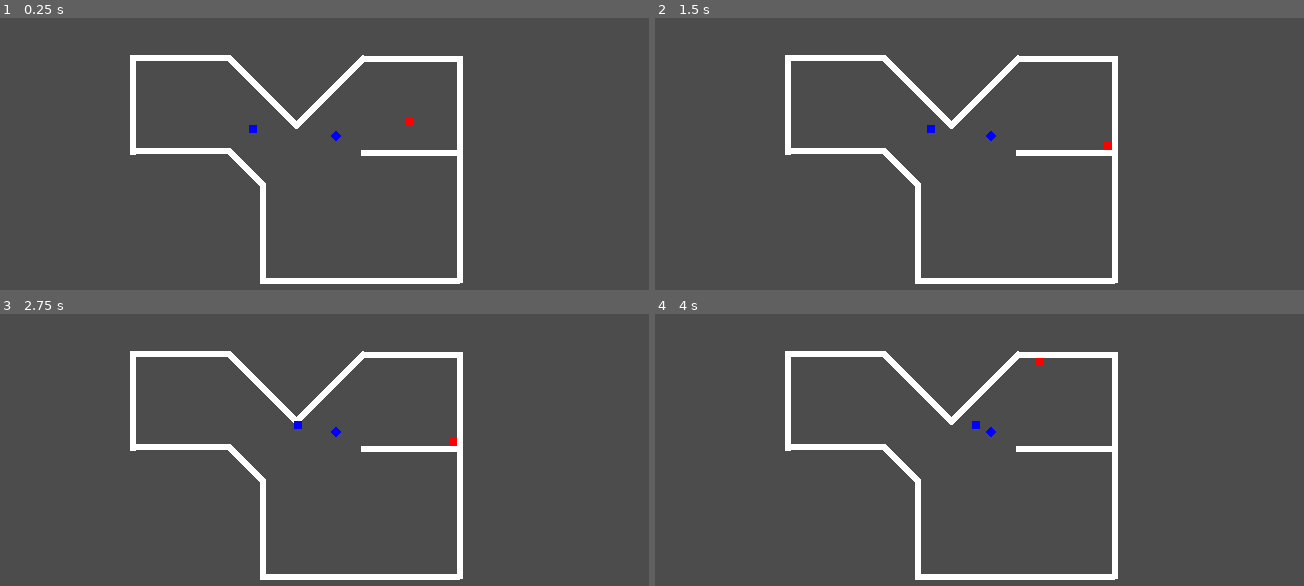
Above: before the commit, frames 1-4 (two rows, left to right).
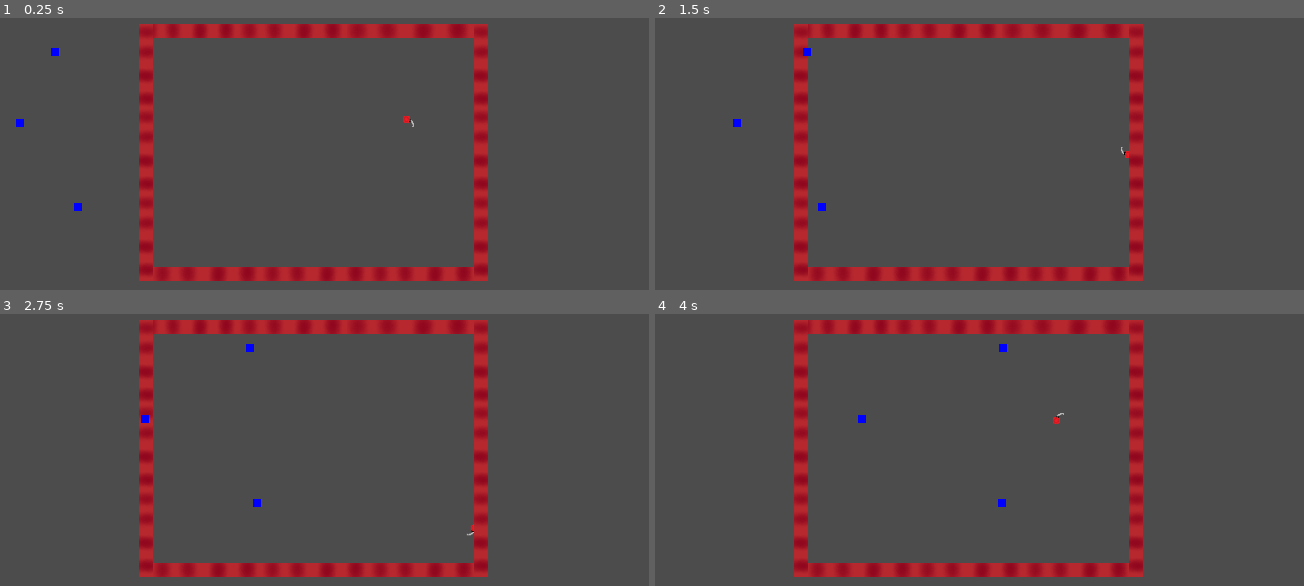
Above: after the commit, the same moments.

Repository: bsu-cs315/Final_Project_Group5
Game: Godot game, scene res://Scenes/World.tscn
Two runs of this game, one before a commit and one after it. Both use one fixed random seed, a clock stepped at 60 frames per second and the inputs below. Before the commit the project starts from res://World.tscn.
Inputs:
- Up to frame 1 (0.25 s): no input
- Up to frame 2 (1.5 s): hold Right (move_right) 0.53-1.28 s; tap R (ReAwaken, bound only after the commit) at 0.6, 1.35 s; hold Down (move_down) from 1.28 s (still down)
- Up to frame 3 (2.75 s): release Down (move_down) at 2.03 s; hold Right (move_right) from 2.03 s (still down); tap R (ReAwaken, bound only after the commit) at 2.1 s
- Up to frame 4 (4 s): release Right (move_right) at 2.78 s; hold Up (move_up) 2.78-3.53 s; tap R (ReAwaken, bound only after the commit) at 2.85, 3.6 s; hold Left (move_left) from 3.53 s (still down)

The runs differ from the first frame. In frame 1, 13% of the frame differs, in the area x 2-76%, y 2-98%; in frame 2, 13%; in frame 3, 13%; in frame 4, 13%, in the area x 20-76%, y 2-98%.

Commit message:
Added DeathScene and the enviroment

Diff:
--- /dev/null
+++ b/project/1-1Barrier.tscn
@@ -0,0 +1,16 @@
+[gd_scene load_steps=3 format=2]
+
+[ext_resource path="res://sprites/wall Idea1.png" type="Texture" id=1]
+
+[sub_resource type="RectangleShape2D" id=1]
+extents = Vector2( 60, 8 )
+
+[node name="1-1Barrier" type="StaticBody2D"]
+
+[node name="Sprite" type="Sprite" parent="."]
+position = Vector2( 1.19209e-07, 1.99676e-06 )
+texture = ExtResource( 1 )
+
+[node name="CollisionShape2D" type="CollisionShape2D" parent="."]
+shape = SubResource( 1 )
+disabled = true
--- a/project/AreaBullet.gd
+++ b/project/AreaBullet.gd
@@ -1,4 +1,6 @@
 extends Area2D
 
+var randomized = rand_range(0.5,1.5)
+
 func _process(delta):  # Control movement of the bullet from here
-	self.position.x = self.position.x + 0.3
+	self.position.x = self.position.x  + randomized
--- a/project/Barrier.tscn
+++ b/project/Barrier.tscn
@@ -1,6 +1,7 @@
-[gd_scene load_steps=3 format=2]
+[gd_scene load_steps=4 format=2]
 
 [ext_resource path="res://sprites/white_pixel.png" type="Texture" id=1]
+[ext_resource path="res://1-1Barrier.tscn" type="PackedScene" id=2]
 
 [sub_resource type="RectangleShape2D" id=1]
 extents = Vector2( 0.5, 0.5 )
@@ -13,3 +14,6 @@
 
 [node name="CollisionShape2D" type="CollisionShape2D" parent="."]
 shape = SubResource( 1 )
+
+[node name="1-1Barrier" parent="." instance=ExtResource( 2 )]
+scale = Vector2( 0.009, 0.15 )
--- a/project/Player.gd
+++ b/project/Player.gd
@@ -13,6 +13,8 @@
 	_velocity.y = input.y * _speed
 
 	_velocity = move_and_slide(_velocity, Vector2.UP)
+
+	rotatePlayer(input)
 
 
 	for i in get_slide_count():  # I propose we deprecate this method of bullet collision in favor of the one below using signals.
@@ -30,5 +32,18 @@
 		print("The Area2D I just collided with was in the 'Bullets' group!")
 		health = health - 1
 		print("Player HP: " + str(health))
+		if(health == 0):
+			get_tree().change_scene("res://Scenes/ReAwakening.tscn")
 	else:
 		print("The Area2D I just collided with was NOT in the 'Bullets' group, so I wont subtract health!")
+
+
+func rotatePlayer(input : Vector2):
+	if(input.x < 0 and Input.get_axis("move_left","move_right")):
+		rotation_degrees = -90
+	if(input.x > 0 and Input.get_axis("move_left","move_right")):
+		rotation_degrees = 90
+	if(input.y < 0 and Input.get_axis("move_down","move_up")):
+		rotation_degrees = 0
+	if(input.y > 0 and Input.get_axis("move_down", "move_up")):
+		rotation_degrees = 180
--- a/project/Player.tscn
+++ b/project/Player.tscn
@@ -1,27 +1,28 @@
 [gd_scene load_steps=5 format=2]
 
-[ext_resource path="res://sprites/red_pixel.png" type="Texture" id=1]
+[ext_resource path="res://sprites/red_pixel_ninja.png" type="Texture" id=1]
 [ext_resource path="res://Player.gd" type="Script" id=2]
 
 [sub_resource type="RectangleShape2D" id=1]
-extents = Vector2( 4, 4 )
+extents = Vector2( 8, 7.5 )
 
 [sub_resource type="RectangleShape2D" id=2]
-extents = Vector2( 4, 4 )
+extents = Vector2( 8, 7.5 )
 
 [node name="Player" type="KinematicBody2D"]
 script = ExtResource( 2 )
 
 [node name="Sprite" type="Sprite" parent="."]
-scale = Vector2( 8, 8 )
 texture = ExtResource( 1 )
 
 [node name="CollisionShape2D" type="CollisionShape2D" parent="."]
+position = Vector2( -1, -0.5 )
 shape = SubResource( 1 )
 
 [node name="Area2D" type="Area2D" parent="."]
 
 [node name="CollisionShape2D" type="CollisionShape2D" parent="Area2D"]
+position = Vector2( -1, -0.5 )
 shape = SubResource( 2 )
 
 [connection signal="area_entered" from="Area2D" to="." method="_on_Area2D_area_entered"]
--- /dev/null
+++ b/project/Scenes/OverlayButton.gd
@@ -0,0 +1,28 @@
+extends KinematicBody2D
+
+
+# Declare member variables here. Examples:
+# var a = 2
+# var b = "text"
+var _speed := 600
+var _velocity := Vector2.ZERO
+var check = 0
+
+# Called when the node enters the scene tree for the first time.
+func _ready():
+	_velocity.x = _speed
+
+func _process(_delta):
+	_velocity = move_and_slide(_velocity, Vector2.UP)
+
+	if(position.x >= 674 or position.x <= 16):
+		_velocity.x = _velocity.x * -1
+
+	if((position.x > 340 and position.x < 360) and Input.is_action_just_pressed("ReAwaken")):
+		_velocity.x = 0
+		visible = false
+		check = 1
+		$ExitScene.start()
+
+func _on_ExitScene_timeout():
+	get_tree().change_scene("res://Scenes/World.tscn")
--- /dev/null
+++ b/project/Scenes/ReAwakening.gd
@@ -0,0 +1,6 @@
+extends Node2D
+
+func _process(delta):
+	if($OverlayButton.check == 1):
+		$Before.visible = false
+		$After.visible = true
--- /dev/null
+++ b/project/Scenes/ReAwakening.tscn
@@ -0,0 +1,54 @@
+[gd_scene load_steps=9 format=2]
+
+[ext_resource path="res://sprites/Reawaken/Revive.png" type="Texture" id=1]
+[ext_resource path="res://sprites/Reawaken/Before.png" type="Texture" id=2]
+[ext_resource path="res://sprites/Reawaken/after.png" type="Texture" id=3]
+[ext_resource path="res://sprites/Reawaken/ReviveOverlay.png" type="Texture" id=4]
+[ext_resource path="res://Scenes/OverlayButton.gd" type="Script" id=5]
+[ext_resource path="res://Scenes/ReAwakening.gd" type="Script" id=6]
+
+[sub_resource type="RectangleShape2D" id=1]
+extents = Vector2( 15.75, 16.25 )
+
+[sub_resource type="RectangleShape2D" id=2]
+extents = Vector2( 16, 16 )
+
+[node name="ReAwakening" type="Node2D"]
+script = ExtResource( 6 )
+
+[node name="After" type="Sprite" parent="."]
+visible = false
+position = Vector2( 312, 314 )
+scale = Vector2( 0.7, 0.7 )
+texture = ExtResource( 3 )
+
+[node name="Before" type="Sprite" parent="."]
+position = Vector2( 312, 314 )
+scale = Vector2( 0.7, 0.7 )
+texture = ExtResource( 2 )
+
+[node name="Button" type="StaticBody2D" parent="."]
+position = Vector2( 348, 400 )
+
+[node name="Sprite" type="Sprite" parent="Button"]
+texture = ExtResource( 1 )
+
+[node name="CollisionShape2D" type="CollisionShape2D" parent="Button"]
+shape = SubResource( 1 )
+disabled = true
+
+[node name="OverlayButton" type="KinematicBody2D" parent="."]
+position = Vector2( 348, 400 )
+script = ExtResource( 5 )
+
+[node name="Sprite" type="Sprite" parent="OverlayButton"]
+texture = ExtResource( 4 )
+
+[node name="CollisionShape2D" type="CollisionShape2D" parent="OverlayButton"]
+shape = SubResource( 2 )
+disabled = true
+
+[node name="ExitScene" type="Timer" parent="OverlayButton"]
+wait_time = 6.0
+
+[connection signal="timeout" from="OverlayButton/ExitScene" to="OverlayButton" method="_on_ExitScene_timeout"]
--- /dev/null
+++ b/project/Scenes/World.gd
@@ -0,0 +1,13 @@
+extends Node2D
+
+onready var bullet := get_node("Bullet")
+
+func _ready():
+	$startWave.start()
+func _physics_process(_delta):
+	$Bullet.target = $Player.position
+
+
+func _on_startWave_timeout():
+	add_child(bullet)
+	bullet.position.x = rand_range(0, 600)
--- /dev/null
+++ b/project/Scenes/World.tscn
@@ -0,0 +1,83 @@
+[gd_scene load_steps=5 format=2]
+
+[ext_resource path="res://Player.tscn" type="PackedScene" id=1]
+[ext_resource path="res://Bullet.tscn" type="PackedScene" id=3]
+[ext_resource path="res://AreaBullet.tscn" type="PackedScene" id=4]
+[ext_resource path="res://Barrier.tscn" type="PackedScene" id=5]
+
+[node name="World" type="Node2D"]
+
+[node name="Player" parent="." instance=ExtResource( 1 )]
+position = Vector2( 440, 273 )
+scale = Vector2( 0.8, 0.8 )
+
+[node name="Bullet" parent="." instance=ExtResource( 3 )]
+position = Vector2( -91, 236 )
+rotation = 0.785398
+scale = Vector2( 8, 8 )
+
+[node name="Enviroment" type="Node2D" parent="."]
+position = Vector2( -52, -37 )
+
+[node name="Barrier2" parent="Enviroment" instance=ExtResource( 5 )]
+position = Vector2( 493, 219 )
+scale = Vector2( 120, 6 )
+
+[node name="Barrier9" parent="Enviroment" instance=ExtResource( 5 )]
+position = Vector2( 273, 219 )
+scale = Vector2( 91, 6 )
+
+[node name="Barrier7" parent="Enviroment" instance=ExtResource( 5 )]
+position = Vector2( 507, 462 )
+scale = Vector2( 100, 6 )
+
+[node name="Barrier5" parent="Enviroment" instance=ExtResource( 5 )]
+position = Vector2( 564, 255 )
+rotation = 1.5708
+scale = Vector2( 80, 6 )
+
+[node name="Barrier4" parent="Enviroment" instance=ExtResource( 5 )]
+position = Vector2( 376, 219 )
+scale = Vector2( 100, 6 )
+
+[node name="Barrier6" parent="Enviroment" instance=ExtResource( 5 )]
+position = Vector2( 564, 426 )
+rotation = 1.5708
+scale = Vector2( 80, 6 )
+
+[node name="Barrier8" parent="Enviroment" instance=ExtResource( 5 )]
+position = Vector2( 564, 340 )
+rotation = 1.5708
+scale = Vector2( 80, 6 )
+
+[node name="Barrier10" parent="Enviroment" instance=ExtResource( 5 )]
+position = Vector2( 290, 462 )
+scale = Vector2( 102, 6 )
+
+[node name="Barrier11" parent="Enviroment" instance=ExtResource( 5 )]
+position = Vector2( 399, 462 )
+scale = Vector2( 100, 6 )
+
+[node name="Barrier12" parent="Enviroment" instance=ExtResource( 5 )]
+position = Vector2( 229, 255 )
+rotation = 1.5708
+scale = Vector2( 80, 6 )
+
+[node name="Barrier13" parent="Enviroment" instance=ExtResource( 5 )]
+position = Vector2( 229, 340 )
+rotation = 1.5708
+scale = Vector2( 80, 6 )
+
+[node name="Barrier14" parent="Enviroment" instance=ExtResource( 5 )]
+position = Vector2( 229, 426 )
+rotation = 1.5708
+scale = Vector2( 80, 6 )
+
+[node name="AreaBullet" parent="." instance=ExtResource( 4 )]
+position = Vector2( 66, 203 )
+
+[node name="AreaBullet2" parent="." instance=ExtResource( 4 )]
+position = Vector2( 38, 274 )
+
+[node name="AreaBullet3" parent="." instance=ExtResource( 4 )]
+position = Vector2( 91, 358 )
--- a/project/World.tscn
+++ /dev/null
@@ -1,73 +0,0 @@
-[gd_scene load_steps=5 format=2]
-
-[ext_resource path="res://Player.tscn" type="PackedScene" id=1]
-[ext_resource path="res://Barrier.tscn" type="PackedScene" id=2]
-[ext_resource path="res://Bullet.tscn" type="PackedScene" id=3]
-[ext_resource path="res://AreaBullet.tscn" type="PackedScene" id=4]
-
-[node name="World" type="Node2D"]
-
-[node name="Player" parent="." instance=ExtResource( 1 )]
-position = Vector2( 440, 273 )
-
-[node name="Bullet" parent="." instance=ExtResource( 3 )]
-position = Vector2( 367, 287 )
-rotation = 0.785398
-scale = Vector2( 8, 8 )
-
-[node name="Enviroment" type="Node2D" parent="."]
-
-[node name="Barrier2" parent="Enviroment" instance=ExtResource( 2 )]
-position = Vector2( 211, 302 )
-scale = Vector2( 100, 6 )
-
-[node name="Barrier3" parent="Enviroment" instance=ExtResource( 2 )]
-position = Vector2( 361, 243 )
-rotation = 0.785398
-scale = Vector2( 6, 100 )
-
-[node name="Barrier6" parent="Enviroment" instance=ExtResource( 2 )]
-position = Vector2( 294, 243 )
-rotation = -0.785397
-scale = Vector2( 6, 100 )
-
-[node name="Barrier12" parent="Enviroment" instance=ExtResource( 2 )]
-position = Vector2( 391, 432 )
-rotation = 1.5708
-scale = Vector2( 6, 200 )
-
-[node name="Barrier11" parent="Enviroment" instance=ExtResource( 2 )]
-position = Vector2( 294, 385 )
-scale = Vector2( 6, 100 )
-
-[node name="Barrier10" parent="Enviroment" instance=ExtResource( 2 )]
-position = Vector2( 491, 369 )
-scale = Vector2( 6, 130 )
-
-[node name="Barrier9" parent="Enviroment" instance=ExtResource( 2 )]
-position = Vector2( 277, 319 )
-rotation = 0.785398
-scale = Vector2( 50, 6 )
-
-[node name="Barrier8" parent="Enviroment" instance=ExtResource( 2 )]
-position = Vector2( 491, 257 )
-scale = Vector2( 6, 100 )
-
-[node name="Barrier7" parent="Enviroment" instance=ExtResource( 2 )]
-position = Vector2( 442, 304 )
-scale = Vector2( 100, 6 )
-
-[node name="Barrier5" parent="Enviroment" instance=ExtResource( 2 )]
-position = Vector2( 442, 210 )
-scale = Vector2( 100, 6 )
-
-[node name="Barrier4" parent="Enviroment" instance=ExtResource( 2 )]
-position = Vector2( 211, 209 )
-scale = Vector2( 100, 6 )
-
-[node name="Barrier" parent="Enviroment" instance=ExtResource( 2 )]
-position = Vector2( 164, 256 )
-scale = Vector2( 6, 100 )
-
-[node name="AreaBullet" parent="." instance=ExtResource( 4 )]
-position = Vector2( 280, 280 )
--- a/project/project.godot
+++ b/project/project.godot
@@ -11,7 +11,7 @@
 [application]
 
 config/name="Ninja of Flatland"
-run/main_scene="res://World.tscn"
+run/main_scene="res://Scenes/World.tscn"
 config/icon="res://icon.png"
 
 [display]
@@ -48,6 +48,11 @@
 , Object(InputEventKey,"resource_local_to_scene":false,"resource_name":"","device":0,"alt":false,"shift":false,"control":false,"meta":false,"command":false,"pressed":false,"scancode":83,"physical_scancode":0,"unicode":0,"echo":false,"script":null)
  ]
 }
+ReAwaken={
+"deadzone": 0.5,
+"events": [ Object(InputEventKey,"resource_local_to_scene":false,"resource_name":"","device":0,"alt":false,"shift":false,"control":false,"meta":false,"command":false,"pressed":false,"scancode":82,"physical_scancode":0,"unicode":0,"echo":false,"script":null)
+ ]
+}
 
 [physics]
 
Binary file added: project/sprites/Reawaken/Before.png
Not shown, added: project/sprites/Reawaken/Before.png.import
Binary file added: project/sprites/Reawaken/Revive.png
Not shown, added: project/sprites/Reawaken/Revive.png.import
Binary file added: project/sprites/Reawaken/ReviveOverlay.png
Not shown, added: project/sprites/Reawaken/ReviveOverlay.png.import
Binary file added: project/sprites/Reawaken/after.png
Not shown, added: project/sprites/Reawaken/after.png.import
Binary file added: project/sprites/blue_pixel_ninja.png
Not shown, added: project/sprites/blue_pixel_ninja.png.import
Binary file added: project/sprites/red_pixel_ninja.png
Not shown, added: project/sprites/red_pixel_ninja.png.import
(and 2 more such lines)
